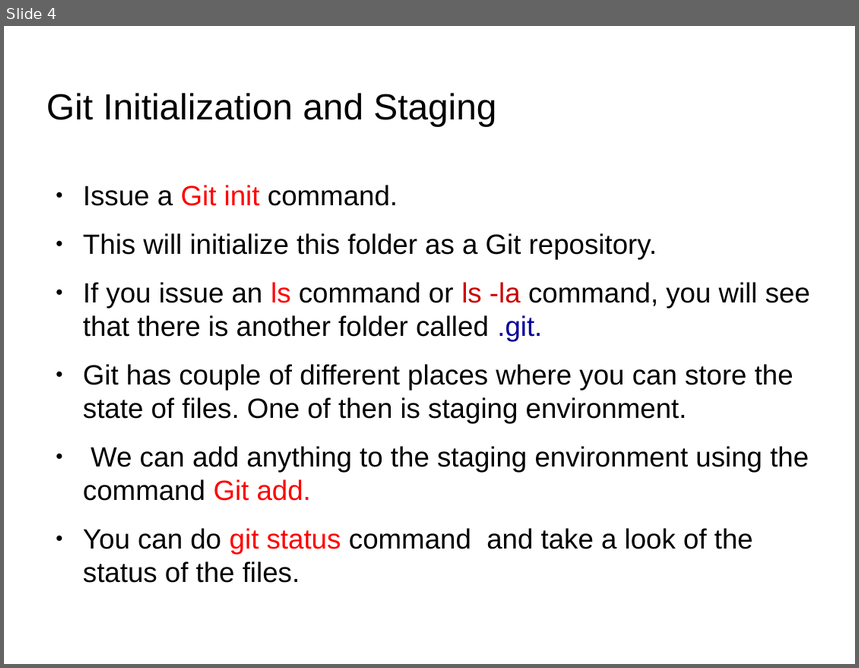
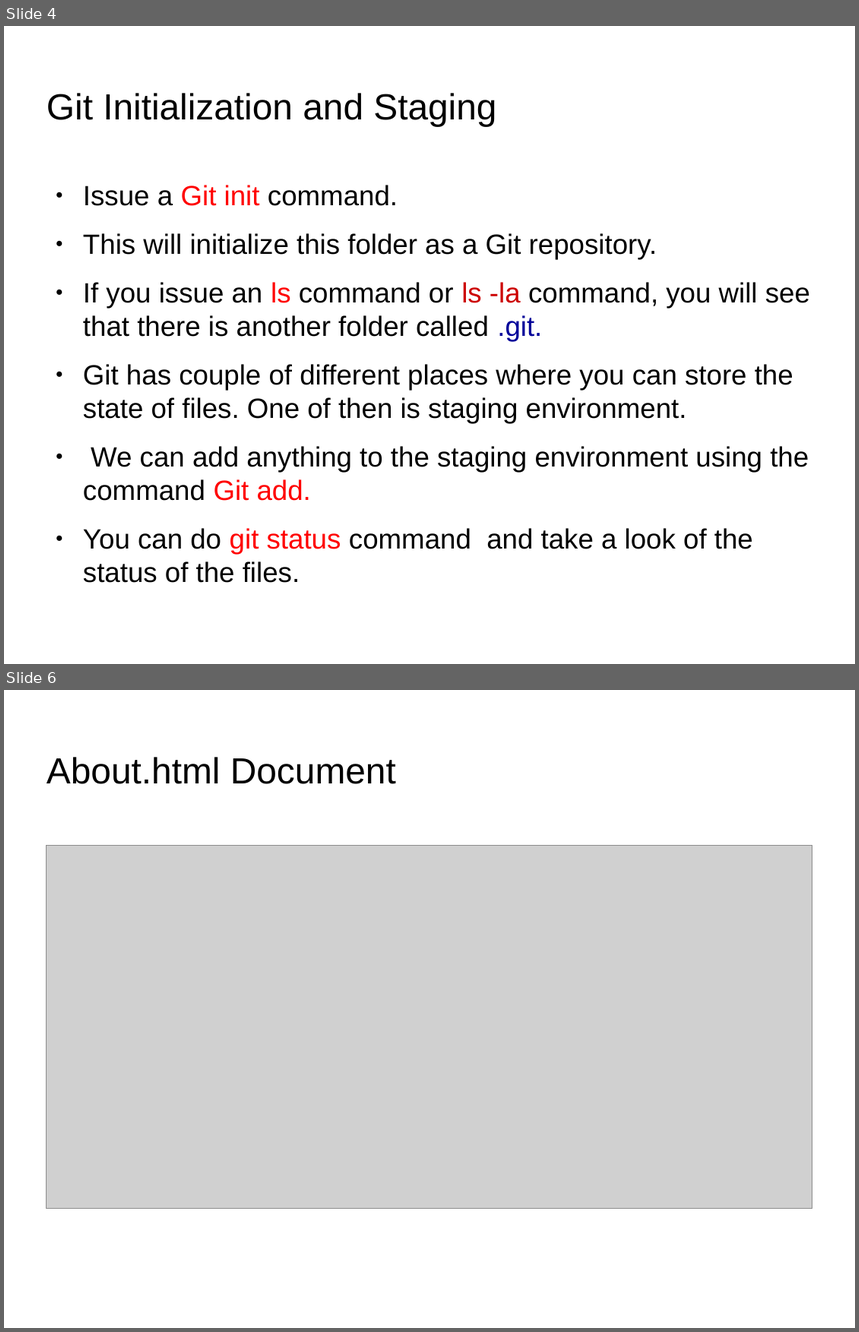
Before and after one commit to anumsh/Learning-Git-and-Github, a slide deck: git_and_GitHub.odp. Shown one above the other, each under a label of ours: slide 4 before the commit, slides 4 and 6 after it; the slides between them are not shown. The pictures are 859x668 and 859x1332 pixels, drawn with LibreOffice and Linux fonts; fonts in the diff are those of the drawing; grey boxes stand for pictures; background and template pictures are left out. Boxes give left, top, right and bottom in pixels: in the first picture for what was removed or moved away, otherwise in the second. Text is boxed around its words. In the diff, an @@ line names an element or a change of style, - is before the commit and + after.

```diff
--- a/git_and_GitHub.odp
+++ b/git_and_GitHub.odp
@@ slide 6 added at (4, 690, 855, 1328), background picture (left out) @@
@@ title added at (47, 757, 396, 784), 33.9 pt, text #000000 @@
+About.html Document
@@ picture added at (47, 845, 813, 1209) @@
```
Also in this commit, not shown: 1 slide changed, 1 other slide added.
